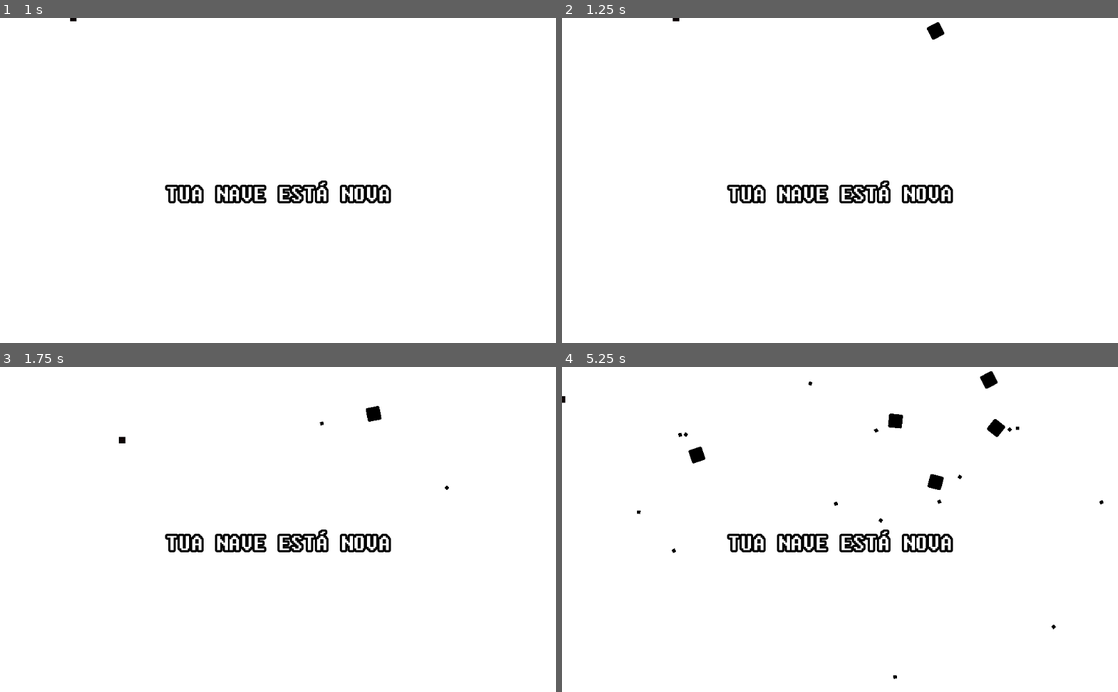
Above: before the commit, frames 1-4 (two rows, left to right).
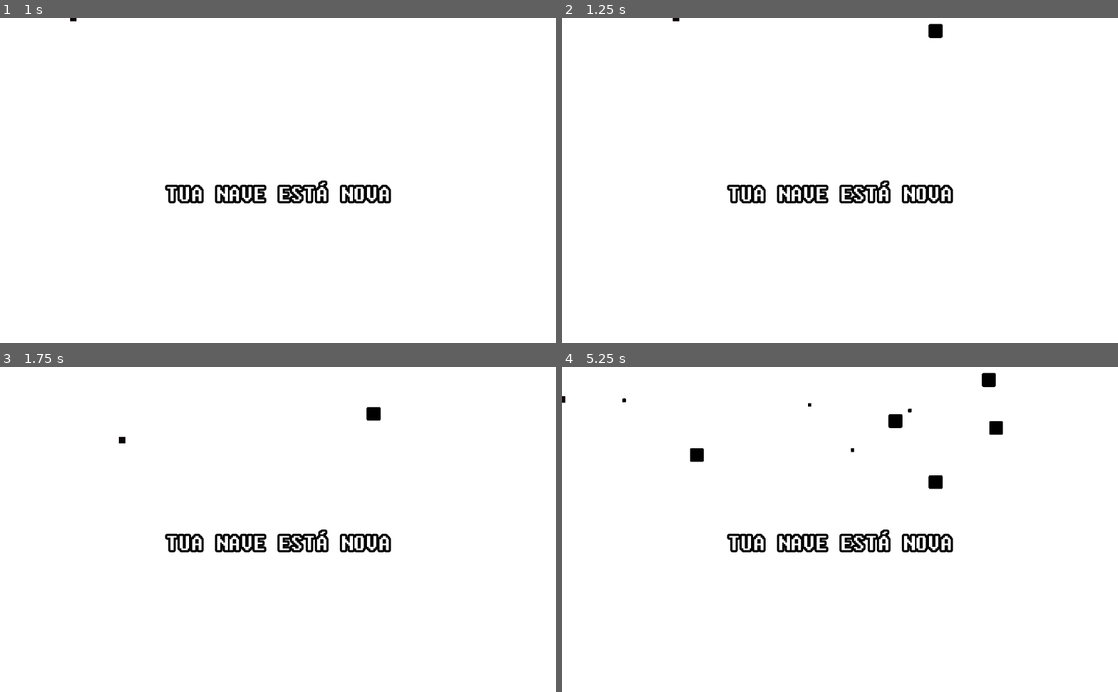
Above: after the commit, the same moments.

Repository: ColmeiaUDESC/bullethell
Game: Godot game, scene res://Scenes/Game.tscn
Two runs of this game, one before a commit and one after it. Both use one fixed random seed, a clock stepped at 60 frames per second and the inputs below. The engine's default icon, where the game draws it, is replaced by a stand-in: a white triangle on a blue panel in a dark square.
Inputs (mouse positions are in pixels of both pictures, inside the frame that each line leads up to):
- Up to frame 1 (1 s): tap Enter at 0.5 s; move the mouse to (400, 164) at 0.52 s; hold D (right) from 0.53 s (still down); click (400, 164) at 0.6 s
- Up to frame 2 (1.25 s): keep holding D (right)
- Up to frame 3 (1.75 s): move the mouse to (166, 545) at 1.27 s; release D (right) at 1.28 s; hold S (down) from 1.28 s (still down); click (166, 545) at 1.35 s
- Up to frame 4 (5.25 s): move the mouse to (895, 458) at 2.02 s; release S (down) at 2.03 s; hold D (right) 2.03-2.78 s; click (895, 458) at 2.1 s; move the mouse to (812, 594) at 2.77 s; hold W (up) 2.78-3.53 s; click (812, 594) at 2.85 s; move the mouse to (1006, 578) at 3.52 s; hold A (left) 3.53-5.03 s; click (1006, 578) at 3.6 s; move the mouse to (673, 480) at 4.27 s; click (673, 480) at 4.35 s; move the mouse to (867, 529) at 5.02 s; hold S (down) from 5.03 s (still down); click (867, 529) at 5.1 s

Frame 1 is identical in both runs. In frame 2, less than 0.1% of the frame differs, in the area x 65-69%, y 1-7%; in frame 3, less than 0.1%; in frame 4, 0.3%, in the area x 10-98%, y 1-97%.

Commit message:
Funcionando, vel de spawn 1

Diff:
--- a/Scripts/Enemy.gd
+++ b/Scripts/Enemy.gd
@@ -10,7 +10,7 @@
 var type = "ENEMY"
 
 func _ready():
-	$Timer.set_wait_time(0.2)
+	$Timer.set_wait_time(1)
 	$Timer.start()
 
 	var target = Vector2(self.position.x, 100)
@@ -18,7 +18,7 @@
 	$Move_Tween.start()
 
 func _process(delta):
-	rotate(10 * delta)
+	#rotate(10 * delta)
 	position.y +=  50 * delta
 
 	if (position.y > get_viewport_rect().size.y + 20):
--- a/project.godot
+++ b/project.godot
@@ -15,7 +15,7 @@
 
 [application]
 
-config/name="Bullet Generator"
+config/name="BulletHell - Dev - GitHub - Alexandre - Pika"
 run/main_scene="res://Scenes/Game.tscn"
 config/icon="res://icon.png"
 
